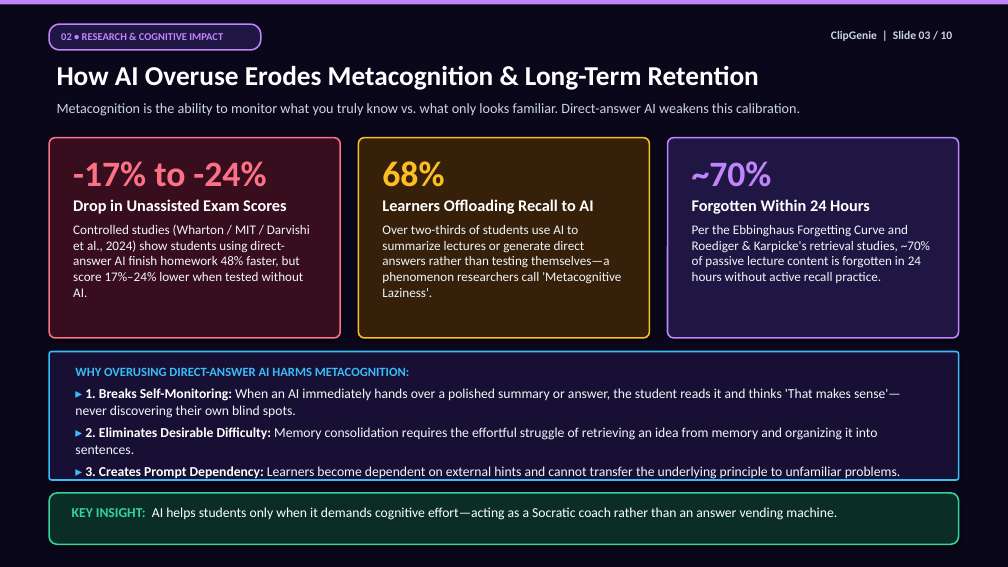
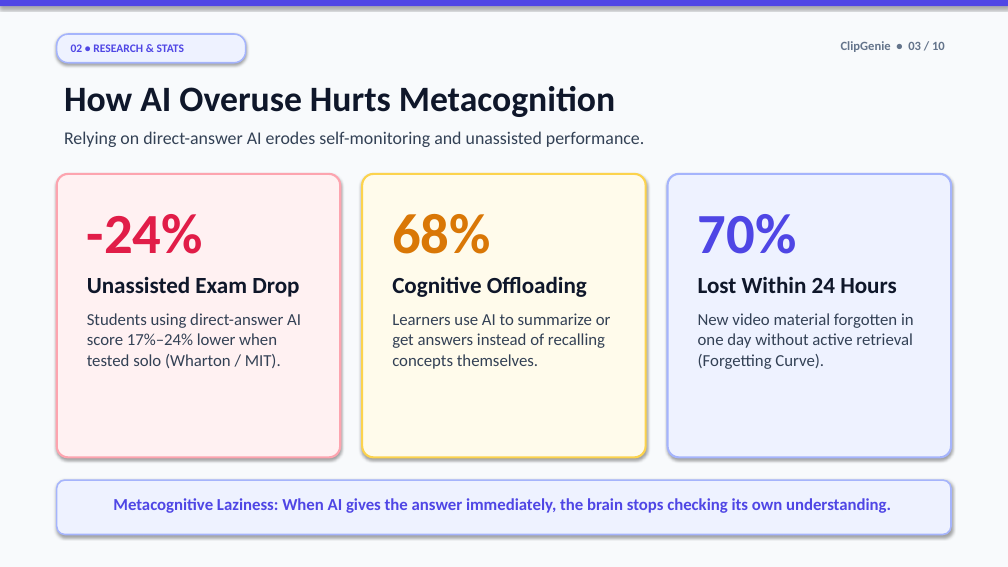
Before and after one commit to ansnaeemcodes/clipgenie, a slide deck: slide 3 of ClipGenie_Presentation.pptx. Drawn at 1008x567 pixels with LibreOffice and Linux fonts; fonts in the diff are those of the drawing. Boxes give left, top, right and bottom in pixels: in the first picture for what was removed or moved away, otherwise in the second. Text is boxed around its words. In the diff, an @@ line names an element or a change of style, - is before the commit and + after.

Commit message:
design(deck): create clean light-theme stage presentation with minimal text for projector visibility

```diff
--- a/ClipGenie_Presentation.pptx
+++ b/ClipGenie_Presentation.pptx
@@ rectangle at bbox=[0, 0, 1008, 567]: fill #0B071A to #F8FAFC @@
@@ rectangle at bbox=[0, 0, 1008, 6]: fill #C084FC to #4F46E5 @@
@@ rounded rectangle "02 • RESEARCH & STATS": place and size @@
-rounded rectangle "02 • RESEARCH & STATS" at bbox=[49, 24, 261, 50]
+rounded rectangle "02 • RESEARCH & STATS" at bbox=[57, 34, 246, 63]
@@ rounded rectangle "02 • RESEARCH & STATS" at bbox=[57, 34, 246, 63]: fill #201644 to #EEF2FF; outline #C084FC 1.5 pt to #A5B4FC 1.5 pt @@
@@ text in rounded rectangle at bbox=[71, 44, 184, 52]: text changed; size 10 to 11 pt; text colour #C084FC to #4F46E5 @@
-02 • RESEARCH & COGNITIVE IMPACT
+02 • RESEARCH & STATS
@@ text at bbox=[841, 41, 945, 52]: text changed; size 11 to 12 pt; text colour #CBD5E1 to #64748B @@
-ClipGenie | Slide 03 / 10
+ClipGenie • 03 / 10
@@ text at bbox=[64, 86, 615, 117]: text changed; size 26 to 34 pt; text colour #FFFFFF to #0F172A @@
-How AI Overuse Erodes Metacognition & Long-Term Retention
+How AI Overuse Hurts Metacognition
@@ text at bbox=[64, 131, 644, 147]: text changed; size 13.5 to 17 pt; text colour #CBD5E1 to #334155 @@
-Metacognition is the ability to monitor what you truly know vs. what only looks familiar. Direct-answer AI weakens this calibration.
+Relying on direct-answer AI erodes self-monitoring and unassisted performance.
@@ rounded rectangle: place and size @@
-rounded rectangle at bbox=[49, 138, 340, 338]
+rounded rectangle at bbox=[57, 174, 340, 457]
@@ rounded rectangle at bbox=[57, 174, 340, 457]: fill #380E1E to #FFF1F2; outline #FB7185 1.5 pt to #FDA4AF 2 pt; proportions changed @@
@@ rounded rectangle: place and size @@
-rounded rectangle at bbox=[358, 138, 650, 338]
+rounded rectangle at bbox=[362, 174, 646, 457]
@@ rounded rectangle at bbox=[362, 174, 646, 457]: fill #36200A to #FFFBEB; outline #FBBF24 1.5 pt to #FCD34D 2 pt; proportions changed @@
@@ rounded rectangle: place and size @@
-rounded rectangle at bbox=[668, 138, 959, 338]
+rounded rectangle at bbox=[668, 174, 951, 457]
@@ rounded rectangle at bbox=[668, 174, 951, 457]: fill #201644 to #EEF2FF; outline #C084FC 1.5 pt to #A5B4FC 2 pt; proportions changed @@
@@ text "68%": place and size @@
-text "68%" at bbox=[382, 161, 621, 297]
+text "68%" at bbox=[392, 214, 611, 369]
@@ text at bbox=[87, 214, 301, 368]: text changed; size 12.5 to 16 pt; text colour #F1F5F9 to #334155 @@
--17% to -24%
-Drop in Unassisted Exam Scores
-Controlled studies (Wharton / MIT / Darvishi et al., 2024) show students using direct-answer AI finish homework 48% faster, but score 17%–24% lower when tested without AI.
+-24%
+Unassisted Exam Drop
+Students using direct-answer AI score 17%–24% lower when tested solo (Wharton / MIT).
@@ text at bbox=[392, 214, 491, 254]: size 34 to 54 pt, text colour #FBBF24 to #D97706 in "68%"; more space between paragraphs @@
@@ text at bbox=[698, 214, 914, 369]: text changed; size 12.5 to 16 pt; text colour #F1F5F9 to #334155 @@
-~70%
-Forgotten Within 24 Hours
-Per the Ebbinghaus Forgetting Curve and Roediger & Karpicke's retrieval studies, ~70% of passive lecture content is forgotten in 24 hours without active recall practice.
+70%
+Lost Within 24 Hours
+New video material forgotten in one day without active retrieval (Forgetting Curve).
@@ text at bbox=[392, 276, 611, 369]: text changed; size 12.5 to 16 pt; text colour #F1F5F9 to #334155 @@
-Learners Offloading Recall to AI
-Over two-thirds of students use AI to summarize lectures or generate direct answers rather than testing themselves—a phenomenon researchers call 'Metacognitive Laziness'.
+Cognitive Offloading
+Learners use AI to summarize or get answers instead of recalling concepts themselves.
@@ rounded rectangle removed at bbox=[49, 493, 959, 544] @@
@@ rounded rectangle: place and size @@
-rounded rectangle at bbox=[49, 352, 959, 480]
+rounded rectangle at bbox=[57, 480, 951, 535]
@@ rounded rectangle at bbox=[57, 480, 951, 535]: fill #181034 to #EEF2FF; outline #38BDF8 1.5 pt to #A5B4FC 1.5 pt; proportions changed @@
@@ text removed at bbox=[72, 507, 837, 520] @@
-KEY INSIGHT: AI helps students only when it demands cognitive effort—acting as a Socratic coach rather than an answer vending machine.
@@ text at bbox=[113, 498, 891, 513]: text changed; size 13 to 16 pt; text colour #F1F5F9 to #4F46E5; bold on @@
-WHY OVERUSING DIRECT-ANSWER AI HARMS METACOGNITION:
-▸ 1. Breaks Self-Monitoring: When an AI immediately hands over a polished summary or answer, the student reads it and thinks 'That makes sense'—never discovering their own blind spots.
-▸ 2. Eliminates Desirable Difficulty: Memory consolidation requires the effortful struggle of retrieving an idea from memory and organizing it into sentences.
-▸ 3. Creates Prompt Dependency: Learners become dependent on external hints and cannot transfer the underlying principle to unfamiliar problems.
+Metacognitive Laziness: When AI gives the answer immediately, the brain stops checking its own understanding.
```
Also in this commit, not shown: 6 other slides changed, 3 slides added, 3 slides removed, 7 other files.
